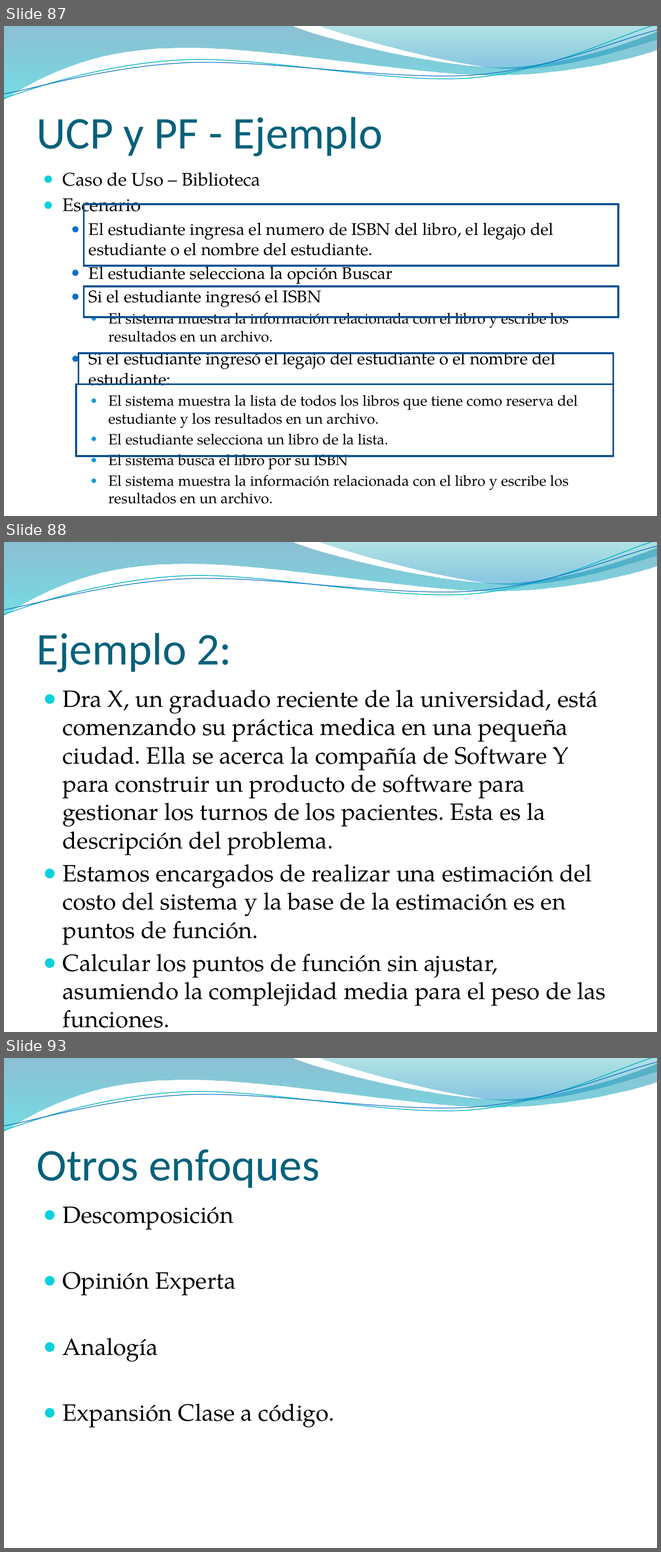
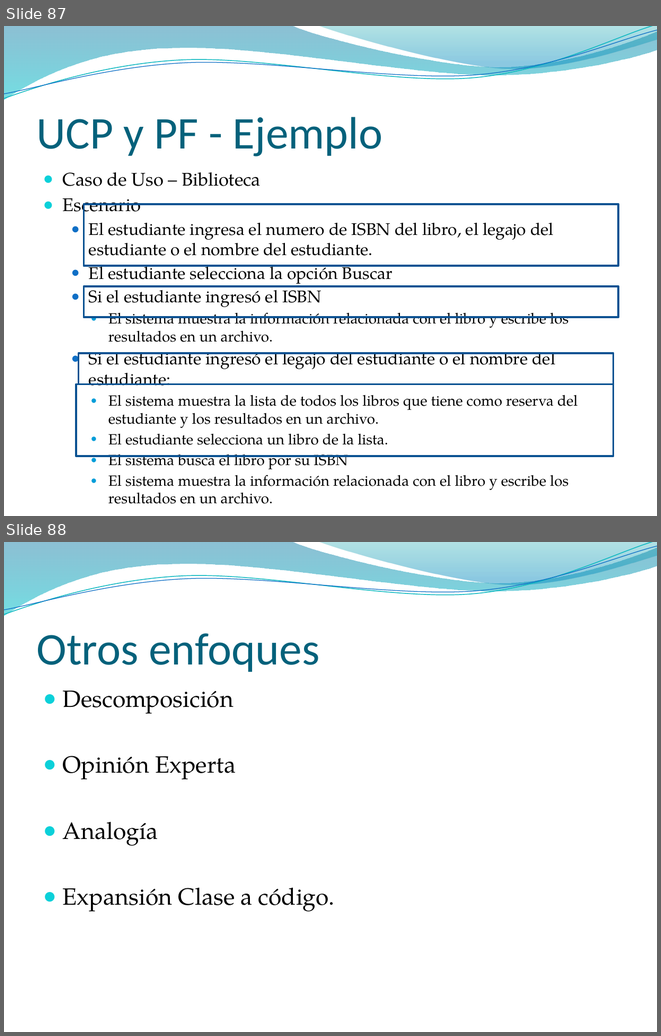
Before and after one commit to giopetterin/UADER---Metricas-de-Software, a slide deck: Presentaciones/04. Medicion de Atributos Internos del Producto.pptx. Shown one above the other, each under a label of ours: slides 87, 88 and 93 before the commit, slides 87 and 88 after it; the slides between them are not shown. The pictures are 661x1552 and 661x1036 pixels, drawn with LibreOffice and Linux fonts; fonts in the diff are those of the drawing; background and template pictures are left out. Boxes give left, top, right and bottom in pixels: in the first picture for what was removed or moved away, otherwise in the second. Text is boxed around its words. In the diff, an @@ line names an element or a change of style, - is before the commit and + after.

```diff
--- a/Presentaciones/04. Medicion de Atributos Internos del Producto.pptx
+++ b/Presentaciones/04. Medicion de Atributos Internos del Producto.pptx
@@ slide 88 removed at <box>4,542,657,1032</box>, background picture (left out); not listed: 4 template elements that a slide beside it also shows @@
@@ title removed at <box>37,633,232,672</box> @@
-Ejemplo 2:
@@ text removed at <box>63,689,606,1006</box> @@
-● Dra X, un graduado reciente de la universidad, está comenzando su práctica medica en una pequeña ciudad. Ella se acerca la compañía de Software Y para construir un producto de software para gestionar los turnos de los pacientes. Esta es la descripción del problema.
-● Estamos encargados de realizar una estimación del costo del sistema y la base de la estimación es en puntos de función.
-● Calcular los puntos de función sin ajustar, asumiendo la complejidad media para el peso de las funciones.
@@ what was slide 93 is now slide 88 @@
```
Also in this commit, not shown: 4 other slides removed.
